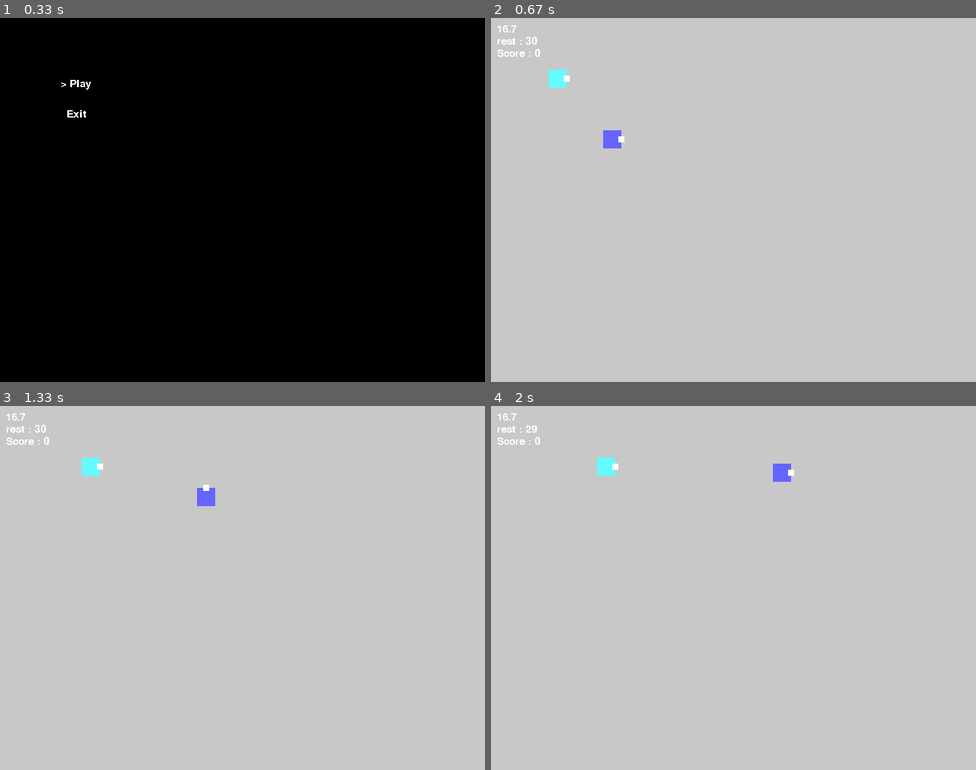
Above: before the commit, frames 1-4 (two rows, left to right).
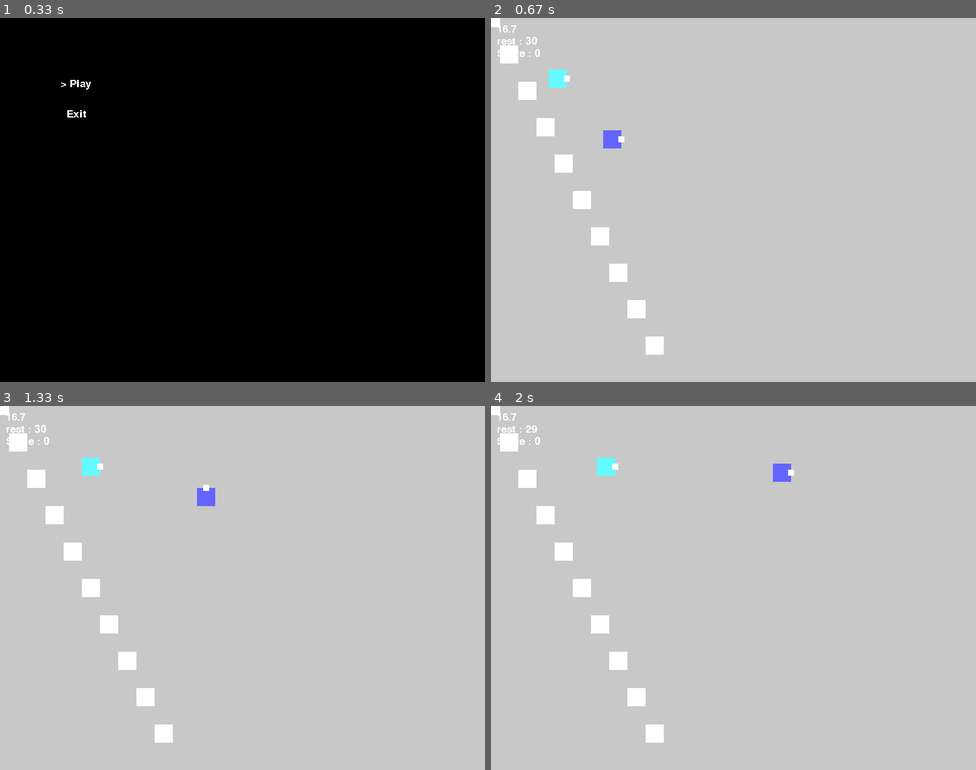
Above: after the commit, the same moments.

Repository: macchan1978/python_game
Game: pygame game, started from pygame_main.py
Same seed, same stepped clock (60 frames per second), same inputs: the game is played once before the commit and once after it.
Inputs:
- Up to frame 1 (0.33 s): no input
- Up to frame 2 (0.67 s): tap Space at 0.33 s
- Up to frame 3 (1.33 s): hold Right 0.67-1.13 s; hold Up from 1.17 s (still down)
- Up to frame 4 (2 s): release Up at 1.47 s; hold Right 1.5-1.97 s

Frame 1 is identical in both runs. In frame 2, 1.7% of the frame differs, in the area x 0-36%, y 0-93%; in frame 3, 1.7%; in frame 4, 1.7%.

Commit message:
Wallクラスを作成

Diff:
--- a/mode_play.py
+++ b/mode_play.py
@@ -20,6 +20,9 @@
 
         self.bullets: list[Bullet] = []
         self.enemies: list[Enemy] = []
+        self.walls: list[Wall] = []
+        for i in range(10):
+            self.walls.append(Wall(PosF(i*30, i*30*2)))
         self.tpc_start = time.perf_counter()
         self.tpc = [time.perf_counter(), 0]
         self.total_sec = 30
@@ -61,6 +64,8 @@
             b.render(screen)
         for e in self.enemies:
             e.render(screen)
+        for w in self.walls:
+            w.render(screen)
 
         # 処理時間
         self.tpc[1] = time.perf_counter()
--- a/objects/__init__.py
+++ b/objects/__init__.py
@@ -1,3 +1,4 @@
 from .objectBase import *
 from .player import *
 from .enemy import *
+from .wall import *
--- /dev/null
+++ b/objects/wall.py
@@ -0,0 +1,18 @@
+from .objectBase import *
+
+
+class Wall(ObjectBase):
+    def __init__(self, pos: PosF):
+        self.rect = pg.Rect(0, 0, 30, 30)
+        self.color = [255, 255, 255]
+        self.pos = pos
+        self.update_rect()
+
+    def update_rect(self):
+        self.rect.center = self.pos.to_pos_i().to_tuple()
+
+    def render(self, surface: pg.surface.Surface):
+        pg.draw.rect(surface, color=self.color, rect=self.rect)
+
+    def update_rect(self):
+        self.rect.center = self.pos.to_pos_i().to_tuple()
